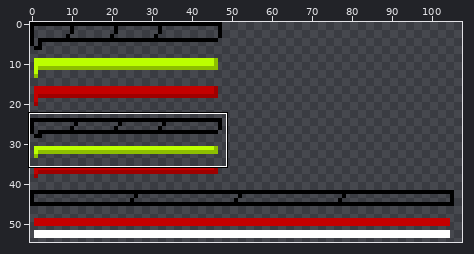
Pixel-art file, stored at Assets/Art/Sprites/UI/HealthBars.aseprite. The picture above shows the old version from afar; the outline marks the close-up.
Close-up. The starting point:
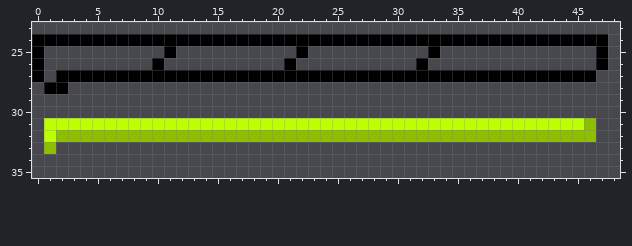
108x55 pixels, 1 frame. Shown: x 0..48, y 23..35. The commit also changed other parts of the picture, which this record leaves out.
The same view after the edit:
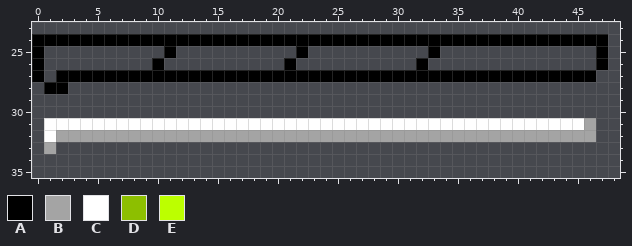
Palette (. is transparent): A #000000  B #a4a4a4  C #ffffff  D #8dbf00  E #bcff00
The exact change:
{"where": "layer \"Thin_Green\""}
{"y":31,"x":1,"old":"EEEEEEEEEEEEEEEEEEEEEEEEEEEEEEEEEEEEEEEEEEEEED","new":"CCCCCCCCCCCCCCCCCCCCCCCCCCCCCCCCCCCCCCCCCCCCCB"}
{"y":32,"x":1,"old":"EDDDDDDDDDDDDDDDDDDDDDDDDDDDDDDDDDDDDDDDDDDDDD","new":"CBBBBBBBBBBBBBBBBBBBBBBBBBBBBBBBBBBBBBBBBBBBBB"}
{"y":33,"x":1,"old":"D","new":"B"}
{"label":"changed","picture_box":[44,118,596,154]}
